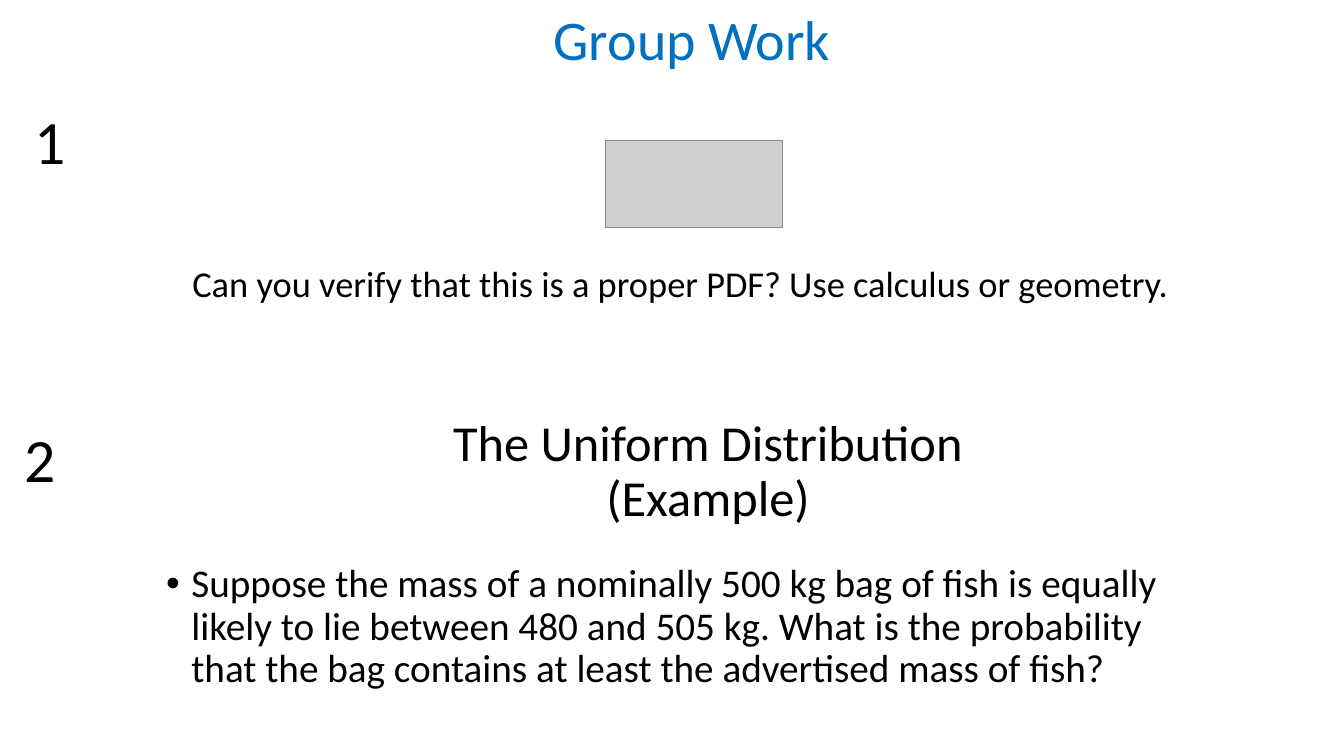
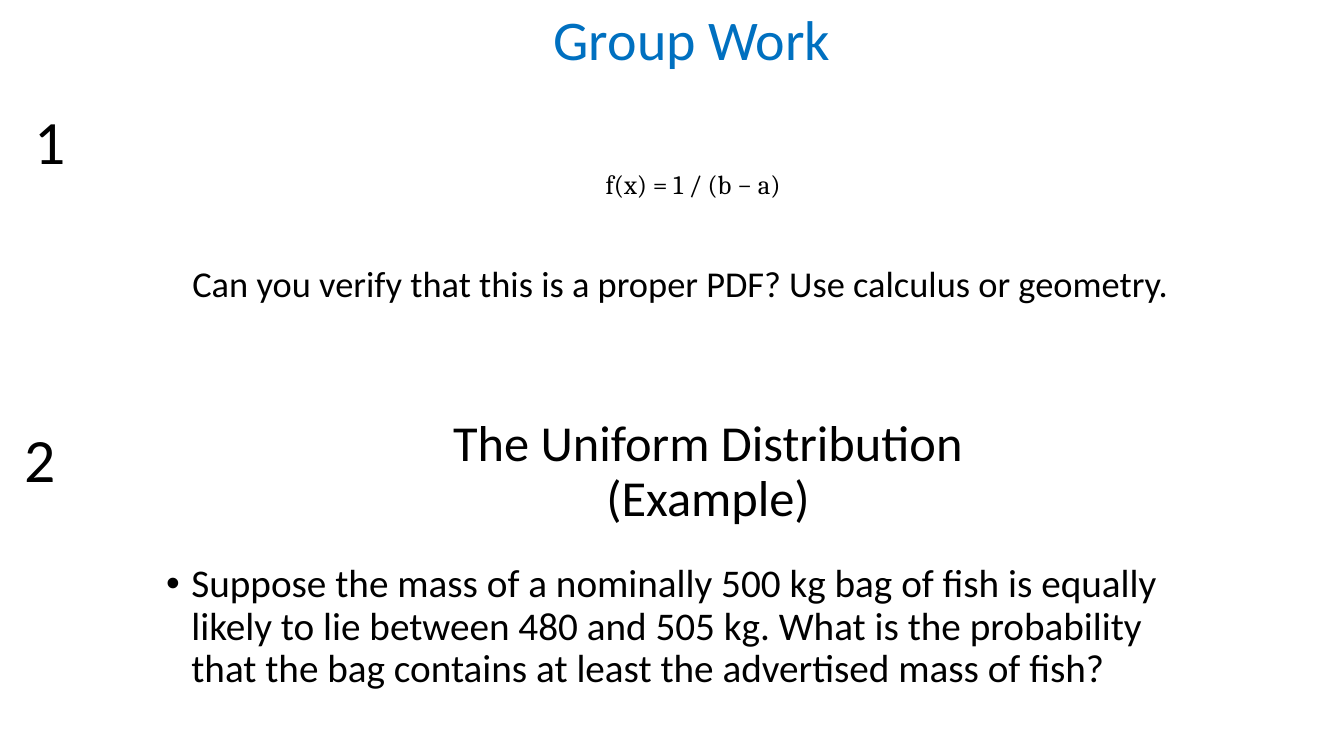
Before and after one commit to taaltree/FW536, a slide deck: slide 41 of Day2_GLM/FW536_Day2_Morning_ContinuousDistributions_nosoln_accessible.pptx. Drawn at 1344x756 pixels with LibreOffice and Linux fonts; fonts in the diff are those of the drawing; grey boxes stand for pictures. Boxes give left, top, right and bottom in pixels: in the first picture for what was removed or moved away, otherwise in the second. Text is boxed around its words. In the diff, an @@ line names an element or a change of style, - is before the commit and + after.

```diff
--- a/Day2_GLM/FW536_Day2_Morning_ContinuousDistributions_nosoln_accessible.pptx
+++ b/Day2_GLM/FW536_Day2_Morning_ContinuousDistributions_nosoln_accessible.pptx
@@ picture removed at <box>606,140,782,227</box> @@
@@ text added at <box>606,175,781,198</box>, 19 pt, text #000000 @@
+f(x) = 1 / (b − a)
```
Also in this commit, not shown: 8 other slides changed.
